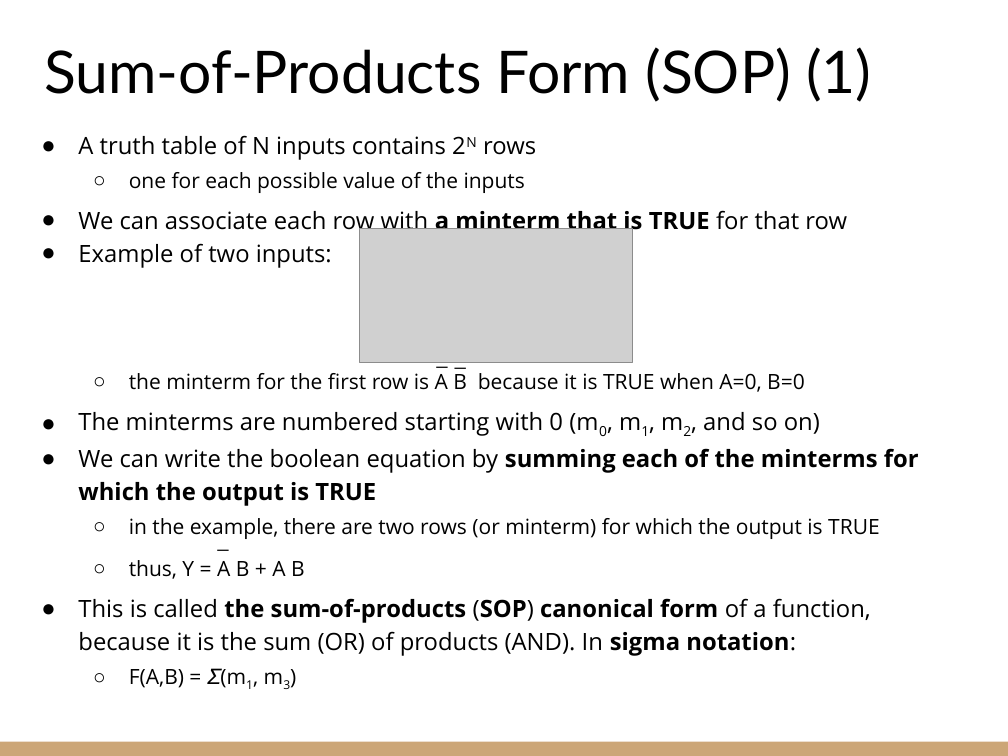
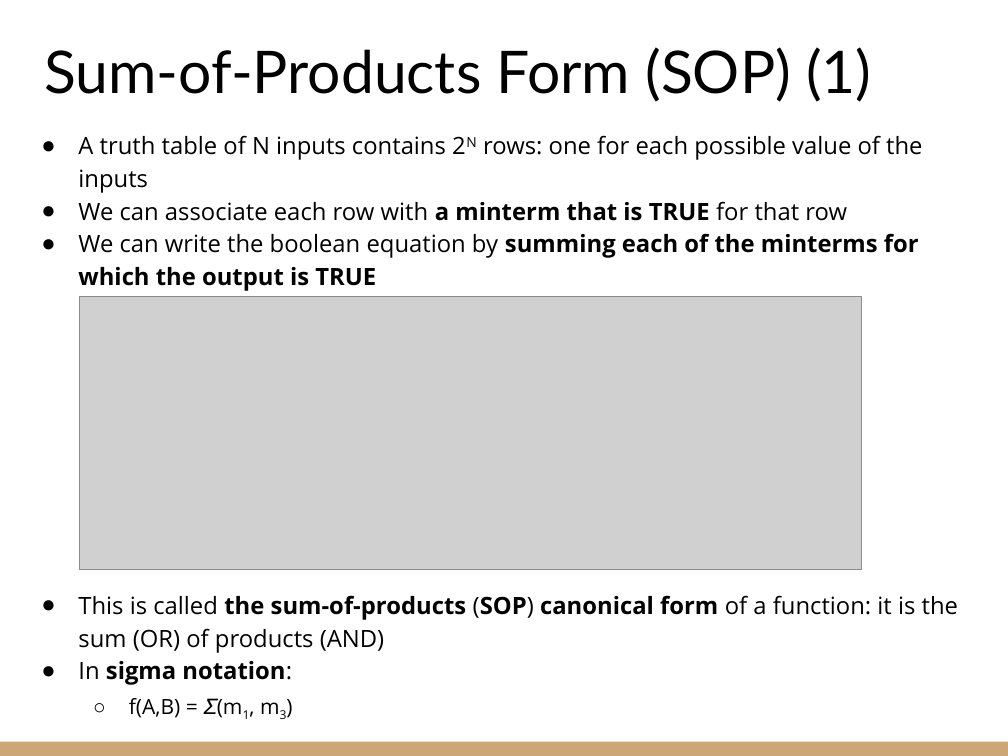
Before and after one commit to riccardoberta/esd, a slide deck: slide 5 of 05 - Boolean Algebra/slides.pptx (slide 6 before the commit). Drawn at 1008x756 pixels with LibreOffice and Linux fonts; fonts in the diff are those of the drawing; grey boxes stand for pictures. Boxes give left, top, right and bottom in pixels: in the first picture for what was removed or moved away, otherwise in the second. Text is boxed around its words. In the diff, an @@ line names an element or a change of style, - is before the commit and + after.

```diff
--- a/05 - Boolean Algebra/slides.pptx
+++ b/05 - Boolean Algebra/slides.pptx
@@ text at bbox=[78, 135, 922, 193]: text changed @@
-● A truth table of N inputs contains 2N rows
-  ○ one for each possible value of the inputs
+● A truth table of N inputs contains 2N rows: one for each possible value of the inputs
@@ picture removed at bbox=[359, 228, 632, 362] @@
@@ text at bbox=[78, 243, 820, 436]: paragraphs removed @@
-● Example of two inputs:
-  ○ the minterm for the first row is A B because it is TRUE when A=0, B=0
-● The minterms are numbered starting with 0 (m0, m1, m2, and so on)
@@ picture added at bbox=[79, 296, 861, 570] @@
@@ text removed at bbox=[426, 341, 458, 375] @@
-_
@@ text removed at bbox=[445, 341, 476, 375] @@
-_
@@ text removed at bbox=[208, 523, 239, 557] @@
-_
@@ text at bbox=[78, 595, 958, 718]: text changed @@
-  ○ in the example, there are two rows (or minterm) for which the output is TRUE
-  ○ thus, Y = A B + A B
-● This is called the sum-of-products (SOP) canonical form of a function, because it is the sum (OR) of products (AND). In sigma notation:
-  ○ F(A,B) = 𝛴(m1, m3)
+● This is called the sum-of-products (SOP) canonical form of a function: it is the sum (OR) of products (AND)
+● In sigma notation:
+  ○ f(A,B) = 𝛴(m1, m3)
```
Also in this commit, not shown: 22 other slides changed, 2 slides added, 6 slides removed, 7 other files.
